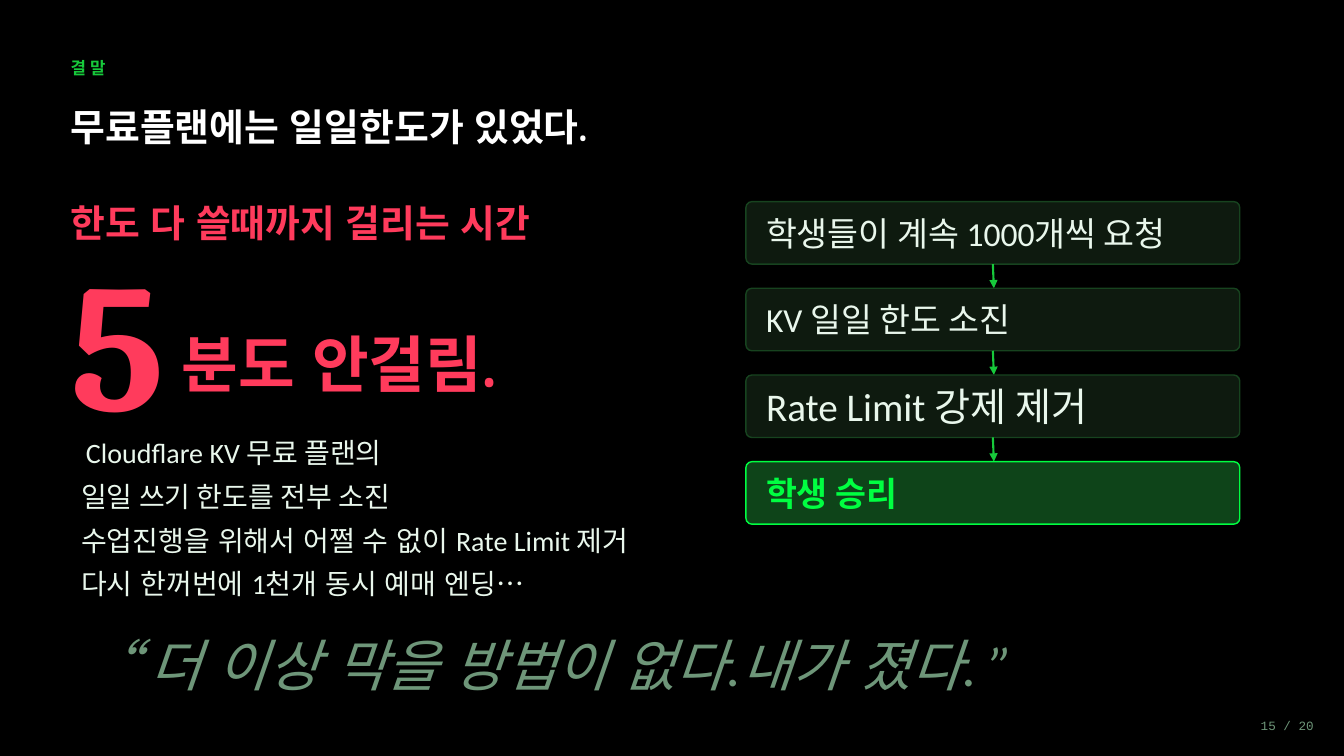
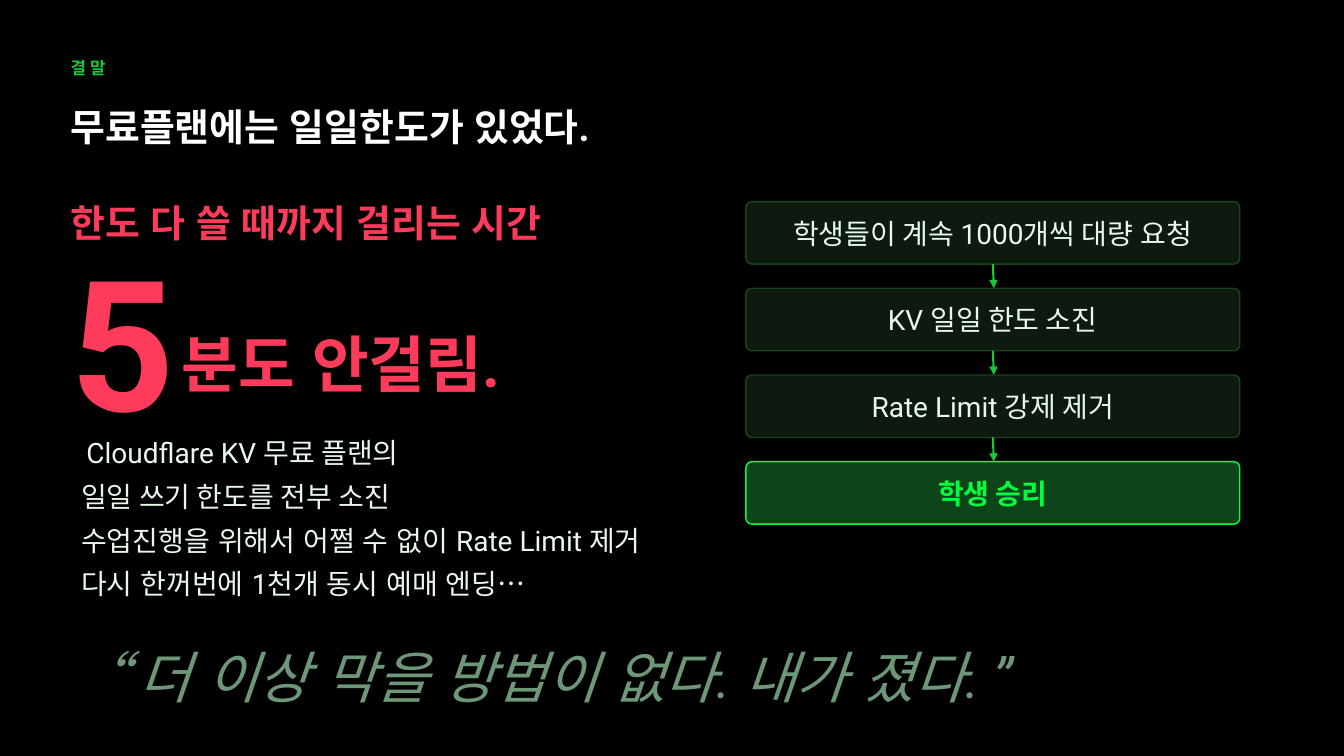
Before and after one commit to shk-cell/Macro_Classroom, a slide deck: slide 24 of AI기반 바이브코딩 시대의 교사역할과 교수학습설계.pptx. Drawn at 1344x756 pixels with LibreOffice and Linux fonts; fonts in the diff are those of the drawing. Boxes give left, top, right and bottom in pixels: in the first picture for what was removed or moved away, otherwise in the second. Text is boxed around its words. In the diff, an @@ line names an element or a change of style, - is before the commit and + after.

```diff
--- a/AI기반 바이브코딩 시대의 교사역할과 교수학습설계.pptx
+++ b/AI기반 바이브코딩 시대의 교사역할과 교수학습설계.pptx
@@ text at [71, 205, 541, 241]: text changed; font Cambria to Roboto @@
-한도 다 쓸때까지 걸리는 시간
+한도 다 쓸 때까지 걸리는 시간
@@ text at [793, 220, 1193, 247]: text changed; size 24 to 20 pt; font Calibri to Roboto @@
-학생들이 계속 1000개씩 요청
+학생들이 계속 1000개씩 대량 요청
@@ text "KV 일일 한도 소진" at [888, 307, 1098, 332]: size 24 to 20 pt, font Calibri to Roboto; alignment left to centre @@
@@ font Cambria to Roboto in 3 elements at [71, 109, 589, 145], [71, 281, 175, 453], [181, 335, 500, 392] @@
@@ text "Rate Limit 강제 제거" at [872, 394, 1114, 419]: size 28 to 20 pt, font Calibri to Roboto; alignment left to centre @@
@@ text "Cloudflare KV 무료 플랜의" at [81, 439, 641, 597]: font Calibri to Roboto @@
@@ text "학생 승리" at [938, 480, 1048, 507]: size 24 to 20 pt, font Calibri to Roboto; alignment left to centre @@
@@ text at [139, 651, 966, 703]: text changed; font Calibri to Roboto @@
-“ 더 이상 막을 방법이 없다.내가 졌다. ”
+“ 더 이상 막을 방법이 없다. 내가 졌다. ”
@@ text removed at [1261, 721, 1314, 730] @@
-15 / 20
```
Also in this commit, not shown: 29 other slides changed, 2 slides added, 2 slides removed.
